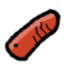
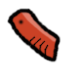
Layers edited between the first and the second 70 × 73 image:
hid "tail_2_bor" over 4, 6, 61, 63
hid "tail_2_ass" over 6, 10, 59, 60
showed "tail_0_bor" over 6, 7, 61, 63
showed "tail_0_ass" over 11, 10, 59, 60
